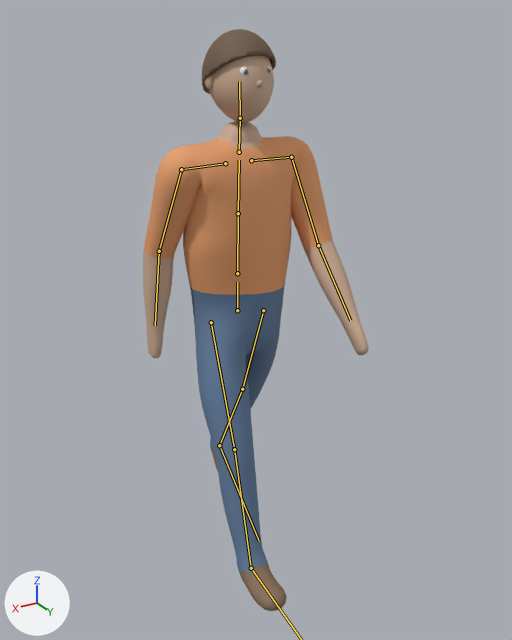
Before and after pictures for a commit that changed the glTF model models/personnage.glb.
Before and after are seen from a 50 mm camera at (1.063, 1.887, 1.843) aimed at (-0.044, 0.043, 0.92). Arrows for +X, +Y and +Z are at lower left; the lights stay in place. The older version comes first. Both versions are drawn at frame 25 of the action 'marche'; the numbers are the values there. The bones that change, and the others that lie on the model, are drawn over the model as lines.

The first picture shows 'Corps'.
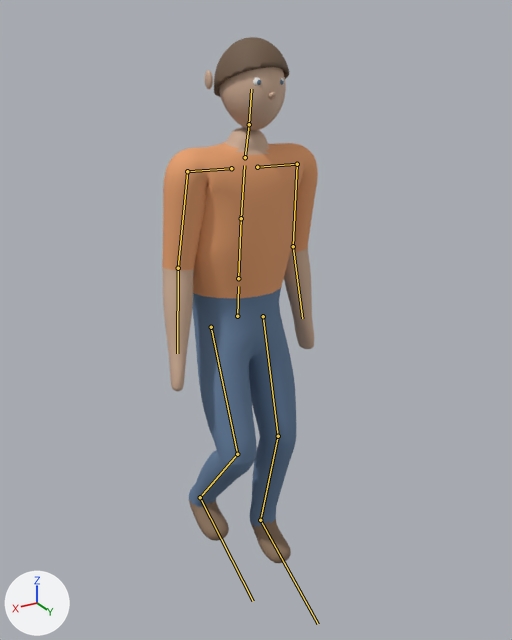
Changed parts and their boxes (x1, y1, x2, y2) in the pictures (512 x 640 px):
'Corps', posed (31% narrower, 10% shorter)
    before: (143, 29, 369, 611)
    after: (162, 37, 318, 563)
bone 'bassin', root to tip
    before: (237, 310) to (237, 282)
    after: (237, 316) to (238, 286)
bone 'colonne', root to tip
    before: (237, 273) to (238, 213)
    after: (238, 278) to (241, 218)
bone 'poitrine', root to tip
    before: (238, 213) to (239, 160)
    after: (241, 218) to (244, 165)
bone 'clavicule_D', root to tip
    before: (225, 163) to (181, 169)
    after: (231, 168) to (187, 171)
bone 'bras_D', root to tip
    before: (181, 169) to (159, 251)
    after: (187, 171) to (178, 268)
bone 'avantbras_D', root to tip
    before: (159, 251) to (155, 325)
    after: (178, 268) to (177, 353)
bone 'clavicule_G', root to tip
    before: (251, 160) to (291, 157)
    after: (257, 167) to (297, 164)
bone 'bras_G', root to tip
    before: (291, 157) to (318, 245)
    after: (297, 164) to (293, 246)
bone 'avantbras_G', root to tip
    before: (318, 245) to (350, 320)
    after: (293, 246) to (302, 318)
bone 'cou', root to tip
    before: (239, 152) to (240, 118)
    after: (245, 157) to (249, 124)
bone 'cuisse_D', root to tip
    before: (211, 322) to (234, 449)
    after: (211, 327) to (237, 454)
bone 'tibia_D', root to tip
    before: (234, 449) to (251, 568)
    after: (237, 454) to (200, 497)
bone 'cuisse_G', root to tip
    before: (263, 310) to (242, 389)
    after: (263, 316) to (278, 436)
bone 'tibia_G', root to tip
    before: (242, 389) to (219, 445)
    after: (278, 436) to (260, 520)
bone 'pied_G', root to tip
    before: (219, 445) to (259, 541)
    after: (260, 520) to (318, 624)

Patch to the scene script:
```diff
--- a/models/personnage.glb.py
+++ b/models/personnage.glb.py
@@ bone_bassin @@
 bone_bassin = bpy.data.objects['Personnage'].pose.bones['bassin']
-bone_bassin.location = (0.0, -0.003, 0.0)
-bone_bassin.rotation_quaternion = (1.0, -0.009, 0.0, 0.0)  # degrees (-1, 0, 0)
+bone_bassin.location = (0.0, -0.022, 0.0)
+bone_bassin.rotation_quaternion = (1.0, 0.0, 0.01, 0.02)  # degrees (0, 1, 2)
@@ bone_colonne @@
 bone_colonne = bpy.data.objects['Personnage'].pose.bones['colonne']  # child of 'bassin'
-bone_colonne.rotation_quaternion = (1.0, -0.009, 0.0, 0.0)  # degrees (-1, 0, 0)
+bone_colonne.rotation_quaternion = (1.0, -0.015, 0.0, 0.0)  # degrees (-2, 0, 0)
@@ bone_poitrine @@
 bone_poitrine = bpy.data.objects['Personnage'].pose.bones['poitrine']  # child of 'colonne'
-bone_poitrine.rotation_quaternion = (1.0, -0.007, 0.0, 0.0)  # degrees (-1, 0, 0)
+bone_poitrine.rotation_quaternion = (1.0, -0.02, -0.014, 0.0)  # degrees (-2, -2, 0)
@@ bone_clavicule_d @@
 bone_clavicule_d = bpy.data.objects['Personnage'].pose.bones['clavicule_D']  # child of 'poitrine'
-bone_clavicule_d.rotation_quaternion = (1.0, -0.01, 0.025, 0.0)  # degrees (-1, 3, 0)
+bone_clavicule_d.rotation_quaternion = (1.0, 0.0, 0.0, 0.0)  # degrees (0, 0, 0)
@@ bone_bras_d @@
 bone_bras_d = bpy.data.objects['Personnage'].pose.bones['bras_D']  # child of 'clavicule_D'
-bone_bras_d.rotation_quaternion = (0.946, -0.318, 0.002, 0.068)  # degrees (-37, 3, 7)
+bone_bras_d.rotation_quaternion = (0.952, -0.179, 0.015, 0.249)  # degrees (-20, 7, 28)
@@ bone_avantbras_d @@
 bone_avantbras_d = bpy.data.objects['Personnage'].pose.bones['avantbras_D']  # child of 'bras_D'
-bone_avantbras_d.rotation_quaternion = (0.989, 0.068, -0.049, 0.126)  # degrees (7, -7, 14)
+bone_avantbras_d.rotation_quaternion = (0.982, 0.104, 0.126, 0.094)  # degrees (14, 13, 13)
@@ bone_clavicule_g @@
 bone_clavicule_g = bpy.data.objects['Personnage'].pose.bones['clavicule_G']  # child of 'poitrine'
-bone_clavicule_g.rotation_quaternion = (1.0, -0.01, -0.025, 0.0)  # degrees (-1, -3, 0)
+bone_clavicule_g.rotation_quaternion = (1.0, 0.0, 0.0, 0.0)  # degrees (0, 0, 0)
@@ bone_bras_g @@
 bone_bras_g = bpy.data.objects['Personnage'].pose.bones['bras_G']  # child of 'clavicule_G'
-bone_bras_g.rotation_quaternion = (0.946, -0.034, 0.002, -0.324)  # degrees (-4, -1, -38)
+bone_bras_g.rotation_quaternion = (0.952, -0.229, 0.015, -0.204)  # degrees (-26, -4, -23)
@@ bone_avantbras_g @@
 bone_avantbras_g = bpy.data.objects['Personnage'].pose.bones['avantbras_G']  # child of 'bras_G'
-bone_avantbras_g.rotation_quaternion = (0.989, 0.104, 0.041, -0.098)  # degrees (12, 6, -11)
+bone_avantbras_g.rotation_quaternion = (0.985, 0.096, -0.117, -0.087)  # degrees (12, -12, -11)
@@ bone_cou @@
 bone_cou = bpy.data.objects['Personnage'].pose.bones['cou']  # child of 'poitrine'
-bone_cou.rotation_quaternion = (1.0, 0.03, 0.0, 0.0)  # degrees (3, 0, 0)
+bone_cou.rotation_quaternion = (1.0, 0.0, 0.0, 0.0)  # degrees (0, 0, 0)
@@ bone_cuisse_d @@
 bone_cuisse_d = bpy.data.objects['Personnage'].pose.bones['cuisse_D']  # child of 'bassin'
-bone_cuisse_d.rotation_quaternion = (0.981, 0.196, 0.0, -0.015)  # degrees (23, 0, -2)
+bone_cuisse_d.rotation_quaternion = (-0.978, -0.209, 0.0, 0.0)  # degrees (24, 0, 0)
@@ bone_tibia_d @@
 bone_tibia_d = bpy.data.objects['Personnage'].pose.bones['tibia_D']  # child of 'cuisse_D'
-bone_tibia_d.rotation_quaternion = (1.0, -0.024, 0.0, 0.01)  # degrees (-3, 0, 1)
+bone_tibia_d.rotation_quaternion = (0.874, -0.487, 0.0, 0.0)  # degrees (-58, 0, 0)
@@ bone_pied_d @@
 bone_pied_d = bpy.data.objects['Personnage'].pose.bones['pied_D']  # child of 'tibia_D'
-bone_pied_d.rotation_quaternion = (1.0, -0.015, 0.005, 0.001)  # degrees (-2, 1, 0)
+bone_pied_d.rotation_quaternion = (0.955, 0.296, 0.0, 0.0)  # degrees (34, 0, 0)
@@ bone_cuisse_g @@
 bone_cuisse_g = bpy.data.objects['Personnage'].pose.bones['cuisse_G']  # child of 'bassin'
-bone_cuisse_g.rotation_quaternion = (0.977, -0.213, 0.0, 0.015)  # degrees (-25, 0, 2)
+bone_cuisse_g.rotation_quaternion = (0.991, 0.133, 0.0, 0.0)  # degrees (15, 0, 0)
@@ bone_tibia_g @@
 bone_tibia_g = bpy.data.objects['Personnage'].pose.bones['tibia_G']  # child of 'cuisse_G'
-bone_tibia_g.rotation_quaternion = (1.0, -0.002, 0.004, -0.01)  # degrees (0, 0, -1)
+bone_tibia_g.rotation_quaternion = (0.979, -0.204, 0.0, 0.0)  # degrees (-24, 0, 0)
@@ bone_pied_g @@
 bone_pied_g = bpy.data.objects['Personnage'].pose.bones['pied_G']  # child of 'tibia_G'
-bone_pied_g.rotation_quaternion = (0.996, 0.091, -0.004, -0.003)  # degrees (10, 0, 0)
+bone_pied_g.rotation_quaternion = (0.998, 0.07, 0.0, 0.0)  # degrees (8, 0, 0)
```
